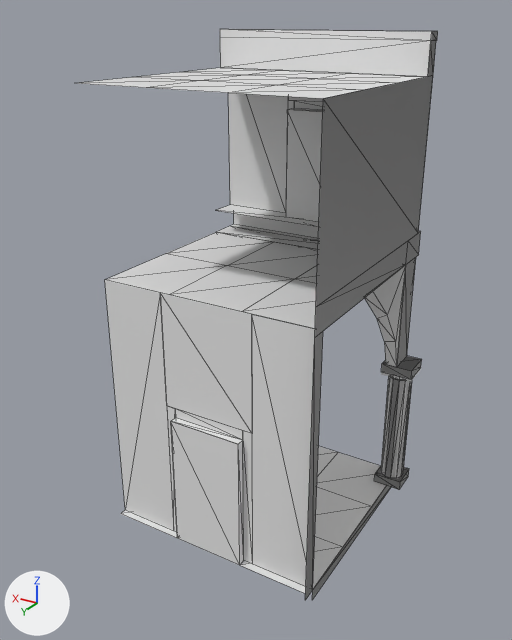
One commit to the glTF model assets/eclipse/lab/arcade_bay.glb: the scene before it, then after it.
Rendered twice from a 50 mm lens placed at (-4.31, 13.22, 10.02), pointed at (2.35, 2.11, 4.47). The lights are fixed; the arrows at lower left show +X, +Y and +Z. The older version comes first. Mesh edges are drawn as thin lines on the coarser meshes.

Script lines for the objects in view, before the commit:
```python
me_bay_ceiling = bpy.data.meshes.new('bay_ceiling')
me_bay_ceiling.from_pydata(...)  # 12 vertices, 12 faces; spans x 0.0..4.5, y 0.3..4.0, z 5.5
me_bay_ceiling.materials.append(mat_lime)  # white #e7e7e7
me_bay_door = bpy.data.meshes.new('bay_door')
me_bay_door.from_pydata([(1.5, 4.15, 0.25), (3.0, 4.15, 0.25), (3.0, 4.15, 3.0), (1.5, 4.15, 3.0)], [], [(0, 1, 2), (0, 2, 3)])
me_bay_door.materials.append(mat_wood_door)  # white #e7e7e7
me_bay_end_caps = bpy.data.meshes.new('bay_end_caps')
me_bay_end_caps.from_pydata(...)  # 24 vertices, 16 faces; spans x 0.0, y -0.45..4.3, z 0.0..9.75
me_bay_end_caps.materials.append(mat_tezontle)  # white #e7e7e7
ob_bay_ceiling = bpy.data.objects.new('bay_ceiling', me_bay_ceiling)
ob_bay_ceiling.location = (0.0, 0.0, 0.0)
ob_bay_door = bpy.data.objects.new('bay_door', me_bay_door)
ob_bay_door.location = (0.0, 0.0, 0.0)
ob_bay_end_caps = bpy.data.objects.new('bay_end_caps', me_bay_end_caps)
ob_bay_end_caps.location = (0.0, 0.0, 0.0)
# also in view: 'bay_spandrels' at (2.25, 0.0, 4.38); 'bay_column_stone' at (0.0, 0.0, 1.75); 'bay_arch' at (2.25, 0.0, 4.38); 'bay_floor' at (2.25, 1.9, 0.25); 'bay_cornice' at (2.25, -0.07, 5.75)
```
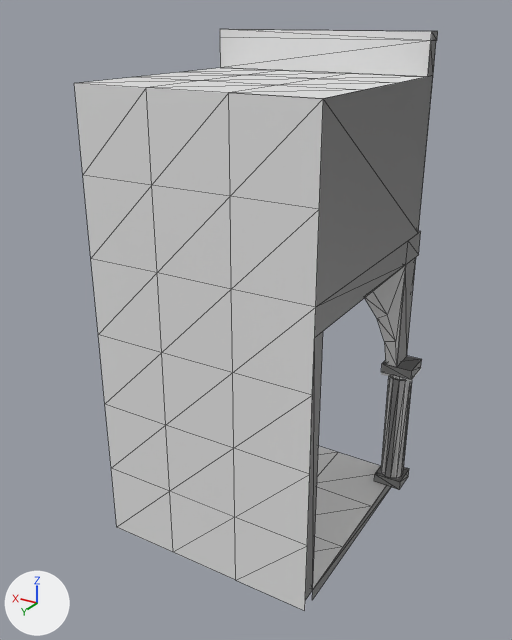
What differs and where, as boxes (x1, y1, x2, y2) in the pictures (512 x 640 px):
'bay_back_exterior', added: after (74, 83, 323, 611)
'bay_back_wall', unchanged, covered by the edit: before (105, 280, 315, 587)
'bay_ceiling', unchanged, covered by the edit: before (106, 232, 318, 329)
'bay_door', unchanged, covered by the edit: before (171, 422, 240, 565)
'bay_upper_wall', unchanged, covered by the edit: before (228, 93, 323, 213)

Diff of the bpy script that builds the scene:
```diff
--- a/assets/eclipse/lab/arcade_bay.glb.py
+++ b/assets/eclipse/lab/arcade_bay.glb.py
@@ me_bay_back_exterior @@
+me_bay_back_exterior.from_pydata(...)  # 28 vertices, 36 faces; spans x 0.0..4.5, y 4.3, z 0.0..9.0
+me_bay_back_exterior.materials.append(mat_lime)  # white #e7e7e7
@@ ob_bay_back_exterior @@
+ob_bay_back_exterior = bpy.data.objects.new('bay_back_exterior', me_bay_back_exterior)
+ob_bay_back_exterior.location = (0.0, 0.0, 0.0)
```
